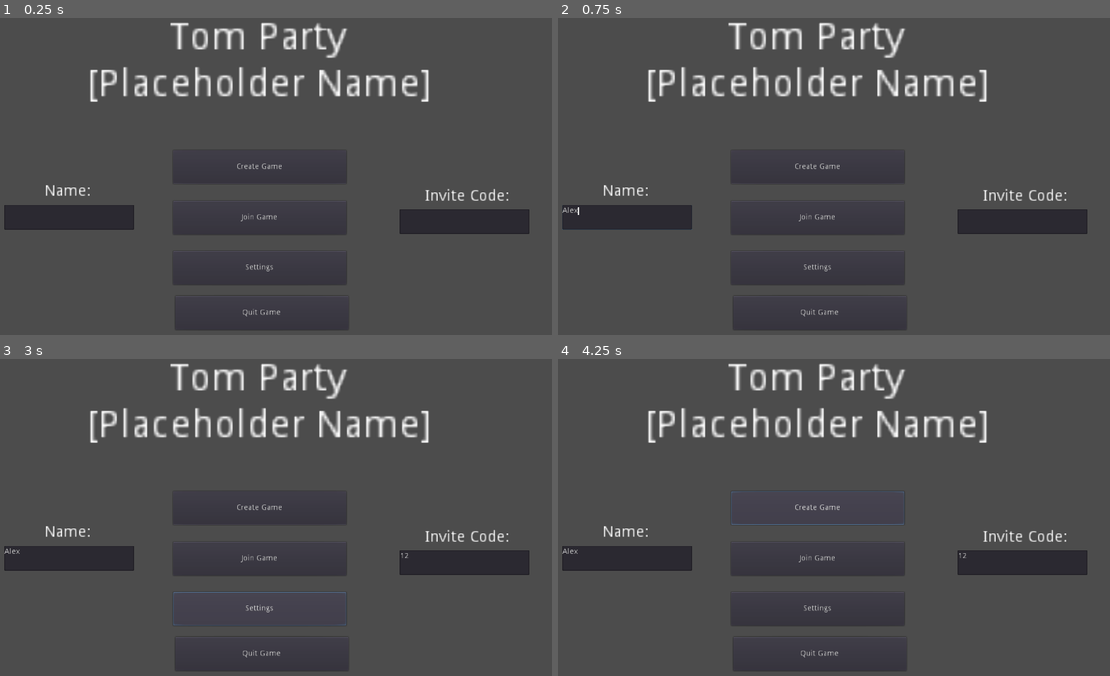
Above: before the commit, frames 1-4 (two rows, left to right).
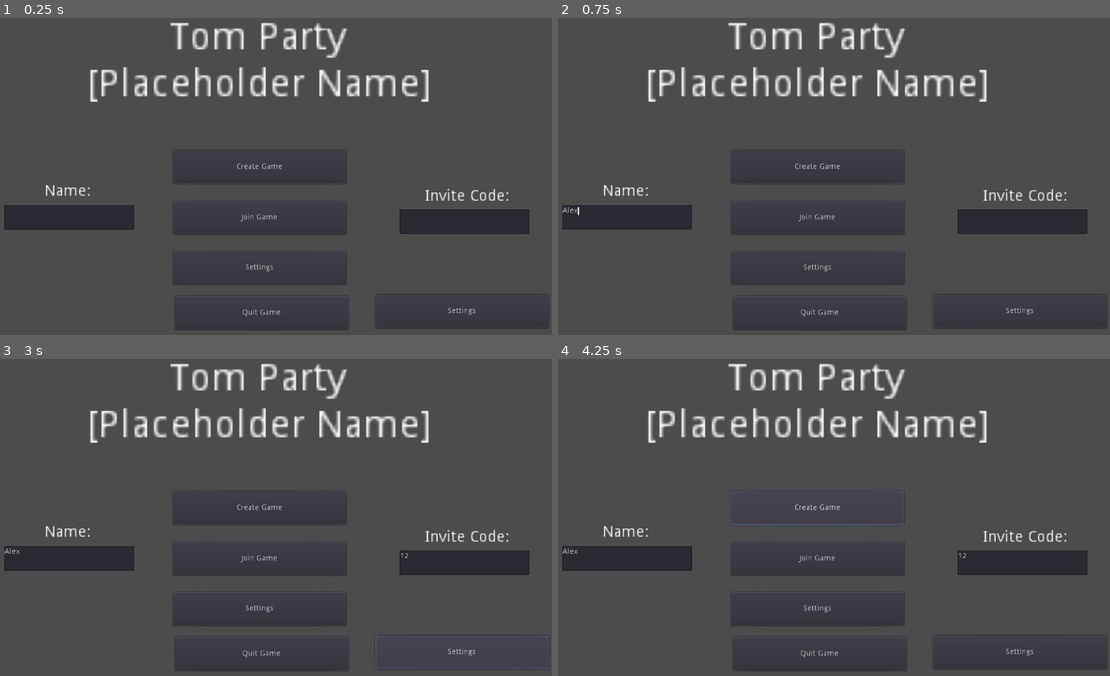
Above: after the commit, the same moments.

Repository: AnnsAnns/tom_party
Game: Godot game, scene res://Scenes/UI/MainMenu.tscn
Two runs of this game, one before a commit and one after it. Both use one fixed random seed, a clock stepped at 60 frames per second and the inputs below. Before the commit the project starts from res://scenes/MainMenu.tscn.
Inputs (mouse positions are in pixels of both pictures, inside the frame that each line leads up to):
- Up to frame 1 (0.25 s): no input
- Up to frame 2 (0.75 s): click (629, 217) at 0.52 s; type "Alex" at 0.6 s
- Up to frame 3 (3 s): click (463, 561) at 0.75 s; type "12" at 0.83 s; click "Join Game" at 1.25 s; click "Settings" at 2 s; click "Settings" at 2.75 s
- Up to frame 4 (4.25 s): click "Create Game" at 3.5 s

The runs differ from the first frame. In frame 1, 0.2% of the frame differs, in the area x 69-100%, y 87-98%; in frame 2, 0.2%; in frame 3, 0.5%, in the area x 31-100%, y 73-98%; in frame 4, 0.2%.
Error before the commit: Invalid get index 'worked' (on base: 'Nil'). (res://scenes/scripts/JoinGame.gd:42)
Error after the commit: Invalid get index 'worked' (on base: 'Nil'). (res://Scripts/Scenes/JoinGame.gd:42)

Commit message:
[Godot] Add RequestPlayerData, Restructure, ...
And probably a lot of other things I honestly forgot about

Diff:
--- a/src_godot/scenes/CreateGame.tscn
+++ b/src_godot/Scenes/Functions/CreateGame.tscn
@@ -1,6 +1,12 @@
 [gd_scene load_steps=2 format=2]
 
-[ext_resource path="res://scenes/scripts/CreateGame.gd" type="Script" id=1]
+[ext_resource path="res://Scripts/Scenes/CreateGame.gd" type="Script" id=1]
+
+
+
+
+
+
 
 [node name="CreateGame" type="Node"]
 script = ExtResource( 1 )
--- a/src_godot/scenes/CreateInviteCode.tscn
+++ b/src_godot/Scenes/Functions/CreateInviteCode.tscn
@@ -1,6 +1,12 @@
 [gd_scene load_steps=2 format=2]
 
-[ext_resource path="res://scenes/scripts/CreateInviteCode.gd" type="Script" id=1]
+[ext_resource path="res://Scripts/Scenes/CreateInviteCode.gd" type="Script" id=1]
+
+
+
+
+
+
 
 [node name="CreateInvite" type="Node"]
 script = ExtResource( 1 )
--- a/src_godot/scenes/JoinGame.tscn
+++ b/src_godot/Scenes/Functions/JoinGame.tscn
@@ -1,6 +1,6 @@
 [gd_scene load_steps=2 format=2]
 
-[ext_resource path="res://scenes/scripts/JoinGame.gd" type="Script" id=1]
+[ext_resource path="res://Scripts/Scenes/JoinGame.gd" type="Script" id=1]
 
 [node name="JoinGame" type="Node"]
 script = ExtResource( 1 )
--- /dev/null
+++ b/src_godot/Scenes/Functions/RequestPlayerData.tscn
@@ -0,0 +1,6 @@
+[gd_scene load_steps=2 format=2]
+
+[ext_resource path="res://Scripts/RequestPlayerData.gd" type="Script" id=1]
+
+[node name="RequestPlayerData" type="Node"]
+script = ExtResource( 1 )
--- a/src_godot/scenes/Root.tscn
+++ b/src_godot/Scenes/Root.tscn
@@ -1,6 +1,9 @@
 [gd_scene load_steps=2 format=2]
 
-[ext_resource path="res://scenes/MainMenu.tscn" type="PackedScene" id=1]
+[ext_resource path="res://Scenes/UI/MainMenu.tscn" type="PackedScene" id=1]
+
+
+
 
 [node name="Root" type="Node"]
 
--- /dev/null
+++ b/src_godot/Scenes/UI/Lobby.tscn
@@ -0,0 +1,51 @@
+[gd_scene load_steps=2 format=2]
+
+[ext_resource path="res://Scripts/Scenes/Lobby.gd" type="Script" id=1]
+
+
+
+
+
+[node name="Lobby" type="Node2D"]
+script = ExtResource( 1 )
+
+[node name="PlayersLabel" type="Label" parent="."]
+margin_left = 21.9406
+margin_top = 23.9405
+margin_right = 133.941
+margin_bottom = 46.9405
+rect_scale = Vector2( 2, 2 )
+text = "Current Players:"
+align = 1
+valign = 1
+__meta__ = {
+"_edit_use_anchors_": false
+}
+
+[node name="PlayerAmountLabel" type="Label" parent="."]
+margin_left = 246.059
+margin_top = 35.3568
+margin_right = 266.059
+margin_bottom = 66.3568
+rect_scale = Vector2( 2, 2 )
+text = "0
+"
+align = 1
+valign = 1
+__meta__ = {
+"_edit_use_anchors_": false
+}
+
+[node name="PlayerNamesLabel" type="Label" parent="."]
+margin_left = 39.0
+margin_top = 79.0
+margin_right = 125.0
+margin_bottom = 301.0
+rect_scale = Vector2( 2, 2 )
+text = "
+"
+align = 1
+valign = 1
+__meta__ = {
+"_edit_use_anchors_": false
+}
--- a/src_godot/scenes/MainMenu.tscn
+++ b/src_godot/Scenes/UI/MainMenu.tscn
@@ -1,10 +1,11 @@
-[gd_scene load_steps=6 format=2]
+[gd_scene load_steps=7 format=2]
 
-[ext_resource path="res://scenes/scripts/MainMenu.gd" type="Script" id=1]
-[ext_resource path="res://gfx/Pog.png" type="Texture" id=2]
-[ext_resource path="res://scenes/JoinGame.tscn" type="PackedScene" id=3]
-[ext_resource path="res://scenes/CreateInviteCode.tscn" type="PackedScene" id=4]
-[ext_resource path="res://scenes/CreateGame.tscn" type="PackedScene" id=5]
+[ext_resource path="res://Scripts/Scenes/MainMenu.gd" type="Script" id=1]
+[ext_resource path="res://Gfx/Pog.png" type="Texture" id=2]
+[ext_resource path="res://Scenes/Functions/JoinGame.tscn" type="PackedScene" id=3]
+[ext_resource path="res://Scenes/Functions/CreateInviteCode.tscn" type="PackedScene" id=4]
+[ext_resource path="res://Scenes/Functions/CreateGame.tscn" type="PackedScene" id=5]
+[ext_resource path="res://Scenes/Functions/RequestPlayerData.tscn" type="PackedScene" id=6]
 
 [node name="MainMenu" type="Node2D"]
 script = ExtResource( 1 )
@@ -76,6 +77,18 @@
 "_edit_use_anchors_": false
 }
 
+[node name="TestButton" type="Button" parent="."]
+margin_left = 704.341
+margin_top = 505.905
+margin_right = 1018.34
+margin_bottom = 566.905
+text = "Settings"
+__meta__ = {
+"_edit_use_anchors_": false
+}
+
+[node name="RequestPlayerData" parent="TestButton" instance=ExtResource( 6 )]
+
 [node name="QuitButton" type="Button" parent="."]
 margin_left = 341.121
 margin_top = 508.8
@@ -134,6 +147,7 @@
 [connection signal="created_game" from="CreateGame" to="." method="_on_CreateGame_created_game"]
 [connection signal="pressed" from="CreateGameButton" to="." method="_on_CreateGameButton_pressed"]
 [connection signal="pressed" from="JoinGameButton" to="." method="_on_JoinGameButton_pressed"]
+[connection signal="pressed" from="TestButton" to="." method="_on_TestButton_pressed"]
 [connection signal="pressed" from="QuitButton" to="." method="_on_QuitButton_pressed"]
 [connection signal="text_changed" from="NameTbx" to="." method="_on_NameTbx_text_changed"]
 [connection signal="text_changed" from="InviteCodeTbx" to="." method="_on_InviteCodeTbx_text_changed"]
--- /dev/null
+++ b/src_godot/Scripts/AutoLoad/GameData.gd
@@ -0,0 +1,8 @@
+extends Node
+
+var player_data: Dictionary
+
+class Player:
+	'''Class representing players'''
+	var Name: String
+	var Wins: int
--- /dev/null
+++ b/src_godot/Scripts/AutoLoad/Global.gd
@@ -0,0 +1,33 @@
+extends Node
+
+# Game Data
+var session_id: String
+var owner_id: String
+var user_id: String
+var game_token: String
+var username: String = "Test"
+
+# Server Data
+var server_url = "http://127.0.0.1:8000/"
+var user_agent = ["user-agent: Godot Client"]
+var content_type = ["Content-Type: application/json"]
+var use_ssl = false
+
+# Scene Data
+var current_scene = null
+
+func _ready():
+	var root = get_tree().get_root()
+	current_scene = root.get_child(root.get_child_count() - 1)
+
+func goto_scene(path):
+	call_deferred("_deferred_goto_scene", path) # Make sure the scene isn't running anything
+
+func _deferred_goto_scene(path):
+	current_scene.free() # Free old scene
+
+	var s = ResourceLoader.load(path) # Load scene into memory
+	current_scene = s.instance() # Instance new scene
+
+	get_tree().get_root().add_child(current_scene) # Add new scene
+	get_tree().set_current_scene(current_scene) # Compatibility
--- /dev/null
+++ b/src_godot/Scripts/RequestPlayerData.gd
@@ -0,0 +1,37 @@
+extends Node
+
+onready var global = get_node("/root/global")
+
+var http: HTTPRequest
+var worked: bool = true
+
+func RequestPlayerData() -> bool:
+	# Create HTTPRequest Node
+	http = HTTPRequest.new()
+	add_child(http)
+	http.connect("request_completed", self, "_on_request_completed")
+
+	var request = {
+		"uuid_game": global.session_id,
+	}
+
+	# Request Player Data
+	var err = http.request(
+		global.server_url + "games/lobby/request_player_data",
+		global.user_agent + global.content_type,
+		global.use_ssl,
+		HTTPClient.METHOD_POST,
+		JSON.print(request)
+	)
+	if err != OK:
+		return false
+
+	yield(http, "request_completed") # Wait for the request to complete
+	return worked
+
+func _on_request_completed(result, response_code, headers, body):
+	var response = JSON.parse(body.get_string_from_utf8()).result
+
+	print(response)
+
+	http.queue_free() # Once it has nothing to do, it will be deleted
--- a/src_godot/scenes/scripts/CreateGame.gd
+++ b/src_godot/Scripts/Scenes/CreateGame.gd
@@ -20,10 +20,6 @@
 
 	print(response)
 
-	if !response["worked"]:
-		push_error("Server had issues creating the game!")
-		emit_signal("created_game", false)
-
 	global.session_id = response["uuid_game"]
 	global.owner_id = response["uuid_owner"]
 
--- a/src_godot/scenes/scripts/JoinGame.gd
+++ b/src_godot/Scripts/Scenes/JoinGame.gd
@@ -5,7 +5,7 @@
 signal joined_game(worked)
 
 func JoinGame():
-	if global.name == "":
+	if global.name.empty():
 		print("No name found")
 		emit_signal("joined_game", false)
 		return
@@ -45,7 +45,7 @@
 		emit_signal("joined_game", false)
 		return
 
-	global.session_id = response["session_id"]
+	global.session_id = response["uuid_game"]
 	global.user_id = response["user_id"]
 	global.username = response["username"]
 
--- /dev/null
+++ b/src_godot/Scripts/Scenes/Lobby.gd
@@ -0,0 +1,6 @@
+extends Node2D
+
+onready var global = get_node("/root/global")
+
+func processServerData():
+	$PlayerAmountLabel.text = global.player_amount
--- a/src_godot/scenes/scripts/MainMenu.gd
+++ b/src_godot/Scripts/Scenes/MainMenu.gd
@@ -22,7 +22,6 @@
 
 	$CreateInvite.CreateInvite()
 
-
 func _on_CreateInvite_created_invite(worked):
 	if !worked:
 		print("Error creating invite")
@@ -42,3 +41,6 @@
 func _on_InviteCodeTbx_text_changed():
 	global.game_token = $InviteCodeTbx.text
 	print(global.game_token)
+
+func _on_TestButton_pressed():
+	$TestButton/RequestPlayerData.RequestPlayerData()
--- a/src_godot/project.godot
+++ b/src_godot/project.godot
@@ -16,12 +16,12 @@
 [application]
 
 config/name="tom_party"
-run/main_scene="res://scenes/MainMenu.tscn"
+run/main_scene="res://Scenes/UI/MainMenu.tscn"
 config/icon="res://icon.png"
 
 [autoload]
 
-global="*res://scenes/scripts/global.gd"
+global="*res://Scripts/AutoLoad/Global.gd"
 
 [debug]
 
--- a/src_godot/scenes/scripts/global.gd
+++ /dev/null
@@ -1,12 +0,0 @@
-extends Node
-
-var session_id: String
-var owner_id: String
-var user_id: String
-var game_token: String
-var username: String
-
-var server_url = "http://127.0.0.1:8000/"
-var user_agent = ["user-agent: Godot Client"]
-var content_type = ["Content-Type: application/json"]
-var use_ssl = false
Renamed: src_godot/gfx/Pog.png -> src_godot/Gfx/Pog.png
Not shown, changed: src_godot/Gfx/Pog.png.import
Renamed: src_godot/scenes/scripts/CreateInviteCode.gd -> src_godot/Scripts/Scenes/CreateInviteCode.gd
